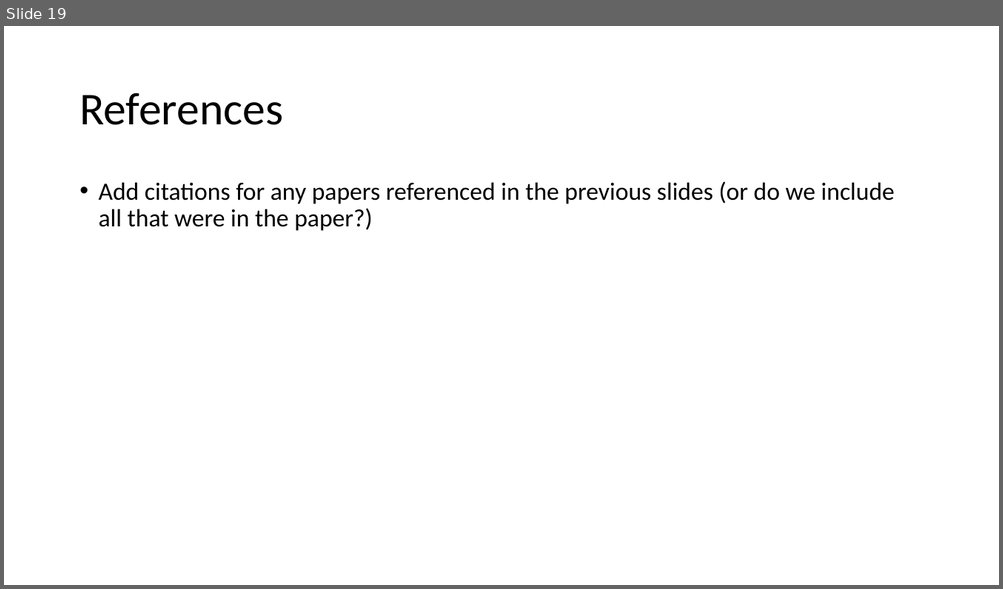
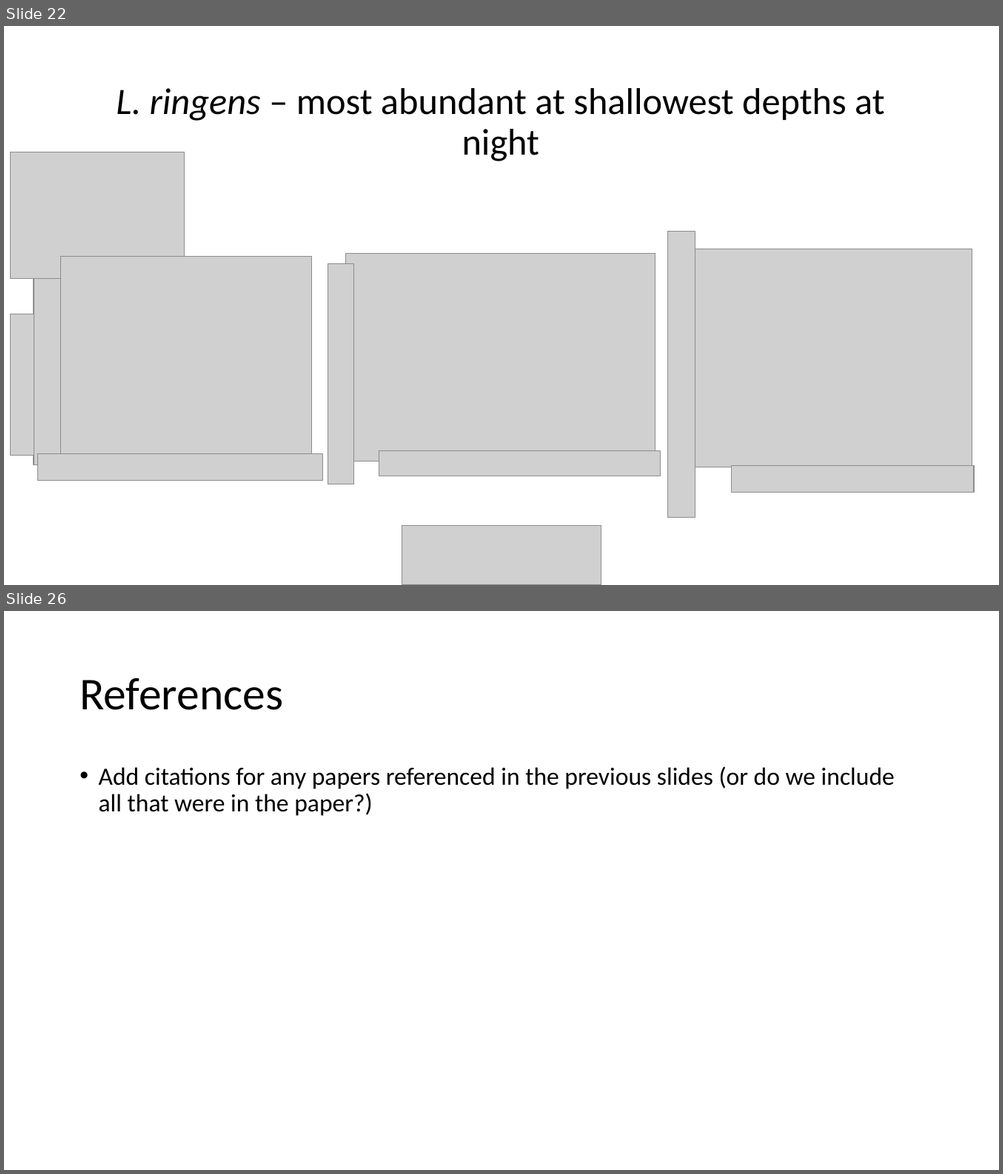
Before and after one commit to LukeABobay/larval-fish-community-analysis, a slide deck: PICES 2026 Presentation.pptx. Shown one above the other, each under a label of ours: slide 19 before the commit, slides 22 and 26 after it; the slides between them are not shown. The pictures are 1003x589 and 1003x1174 pixels, drawn with LibreOffice and Linux fonts; fonts in the diff are those of the drawing; grey boxes stand for pictures. Boxes give left, top, right and bottom in pixels: in the first picture for what was removed or moved away, otherwise in the second. Text is boxed around its words. In the diff, an @@ line names an element or a change of style, - is before the commit and + after.

```diff
--- a/PICES 2026 Presentation.pptx
+++ b/PICES 2026 Presentation.pptx
@@ slide 22 added at <box>4,26,999,585</box>, background #FFFFFF @@
@@ title added at <box>116,88,885,161</box>, 36 pt, text #000000 @@
+L. ringens – most abundant at shallowest depths at night
@@ picture added at <box>668,231,695,517</box> @@
@@ picture added at <box>328,264,354,484</box> @@
@@ picture added at <box>346,254,655,462</box> @@
@@ picture added at <box>693,249,972,468</box> @@
@@ group added at <box>10,152,323,481</box>: 5 pictures @@
@@ picture added at <box>378,452,660,477</box> @@
@@ picture added at <box>731,466,973,492</box> @@
@@ picture added at <box>401,526,601,585</box> @@
@@ what was slide 19 is now slide 26 @@
```
Also in this commit, not shown: 10 slides changed, 15 other slides added, 9 slides removed.
